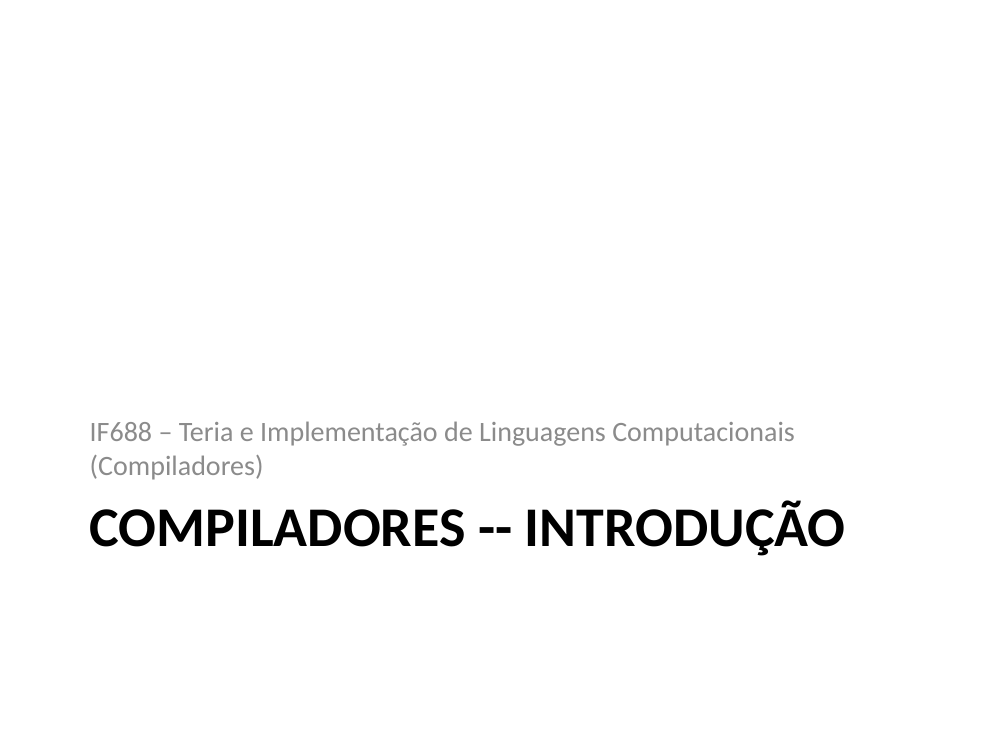
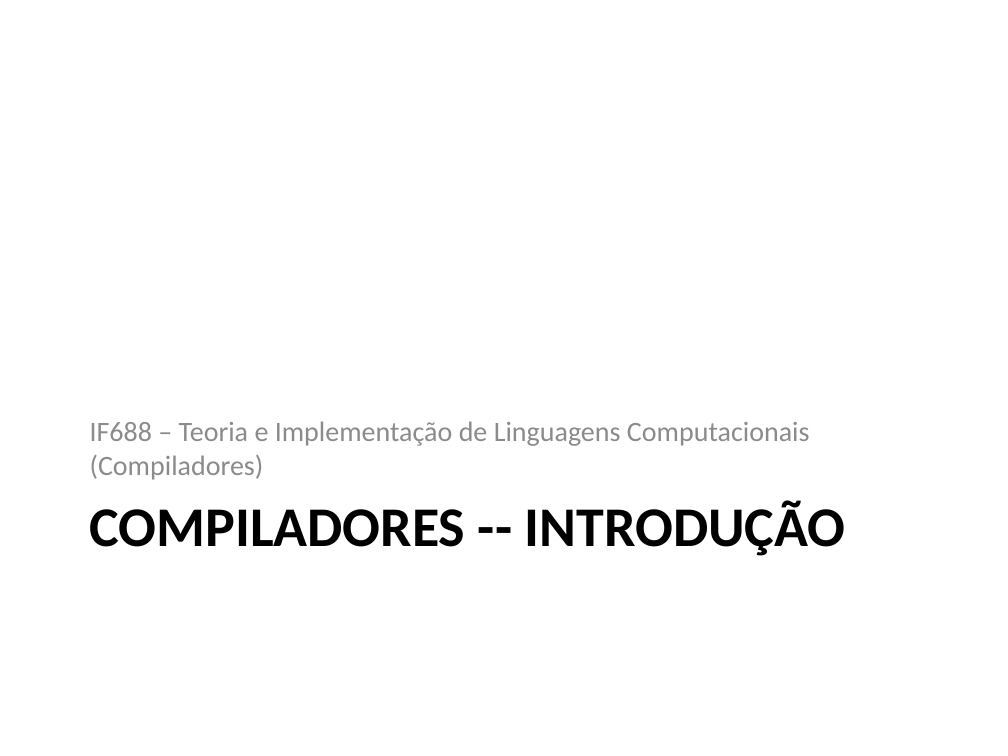
Before and after one commit to damorim/compilers-cin, a slide deck: slide 1 of slides-aulas/intro.pptx. Drawn at 1008x756 pixels with LibreOffice and Linux fonts; fonts in the diff are those of the drawing. Boxes give left, top, right and bottom in pixels: in the first picture for what was removed or moved away, otherwise in the second. Text is boxed around its words. In the diff, an @@ line names an element or a change of style, - is before the commit and + after.

```diff
--- a/slides-aulas/intro.pptx
+++ b/slides-aulas/intro.pptx
@@ text at <box>90,421,810,480</box>: text changed; text colour #8C8C8C to #8B8B8B @@
-IF688 – Teria e Implementação de Linguagens Computacionais (Compiladores)
+IF688 – Teoria e Implementação de Linguagens Computacionais (Compiladores)
```
Also in this commit, not shown: 29 other slides changed.
